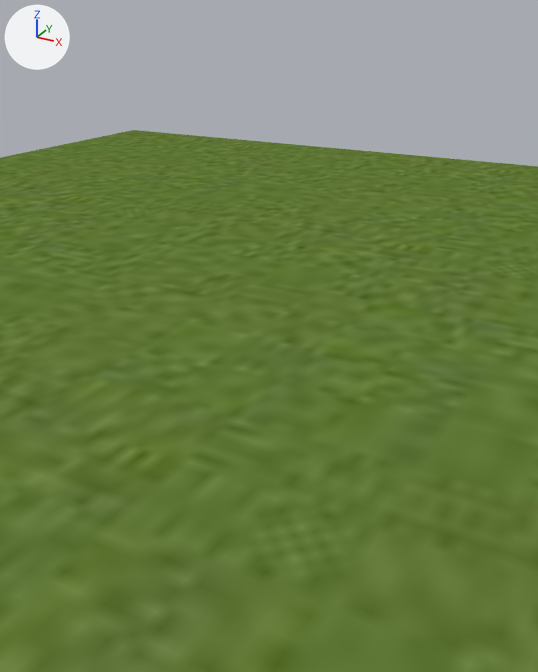
The glTF model assets/models/worlds/Coronda_Plaza.glb as it was, and as the next commit left it.
Rendered twice from a 50 mm camera at (5.23, -18.59, 12.58) aimed at (-3.34, -3.0, 4.79). Arrows for +X, +Y and +Z are at upper left; the lights stay in place. The picture after the commit comes second. Where no turn or scale is listed for an object, it has been applied to the vertices.
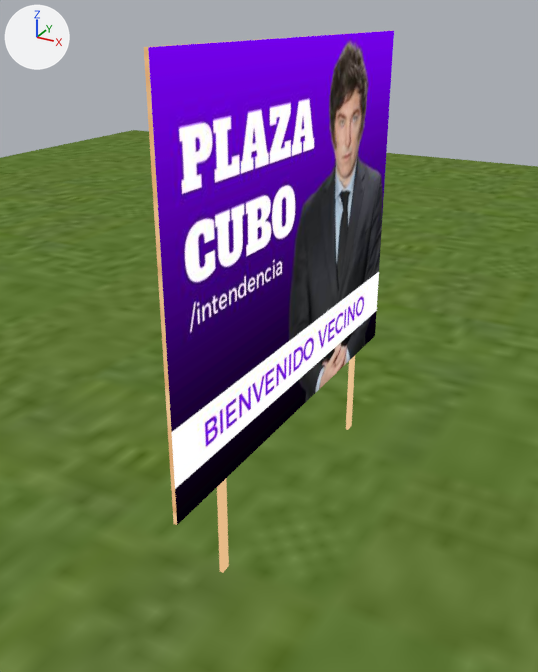
Location of each change, [x1, y1, x2, y2] in pixels of the pictures (538 x 672 px):
'cartel_bienvenida', added: after [144, 30, 394, 573]
    faces in mat_cartel_bienvenida: [148, 31, 394, 525]
    faces in mat_material: [144, 30, 393, 573]

The edits, one by one:
Picture 'fondo-textura-madera_1256416-10114.avif' (img_fondo_textura_madera_1256416_10114_avif) is new.
Picture 'cartel_bienvenida' (img_cartel_bienvenida) is new.
Material 'Material' (mat_material) is new.
Uses the picture img_fondo_textura_madera_1256416_10114_avif.
Material 'cartel_bienvenida' (mat_cartel_bienvenida) is new.
Uses the picture img_cartel_bienvenida.
Mesh me_cartel_bienvenida is new.
It has 32 vertices, 60 faces and spans x -0.6..0.6, y -1.01..0.5, z -0.01..0.0.
Faces by material slot: [10, 50].
It uses material mat_cartel_bienvenida.
It uses material mat_material.
Object 'cartel_bienvenida' (ob_cartel_bienvenida) is new; it shows me_cartel_bienvenida.
Its location is (-2.75, -2.59, 7.31).
Its rotation in degrees is (-90, 0, -90).
Its scale is (-9.42, -9.42, -9.42).
